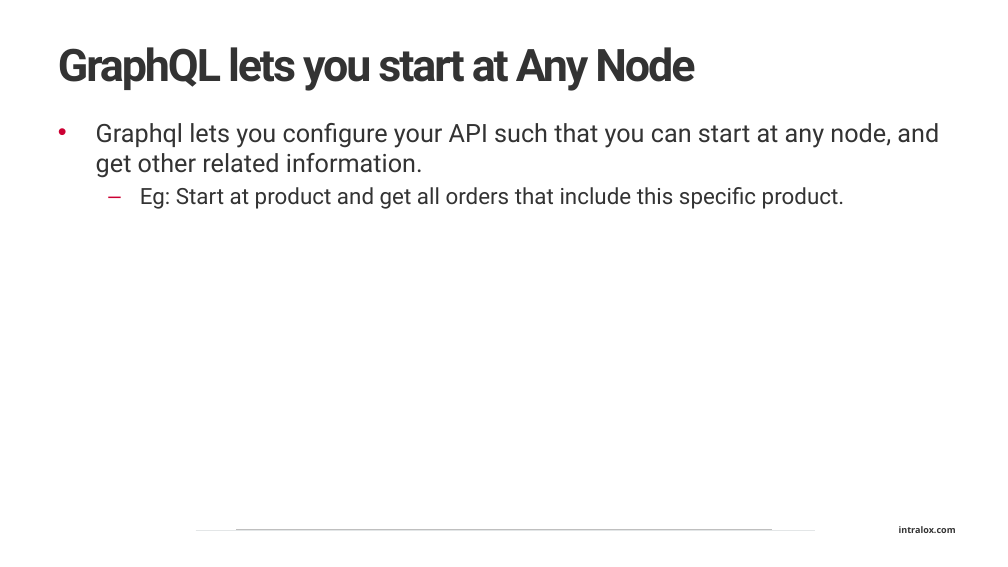
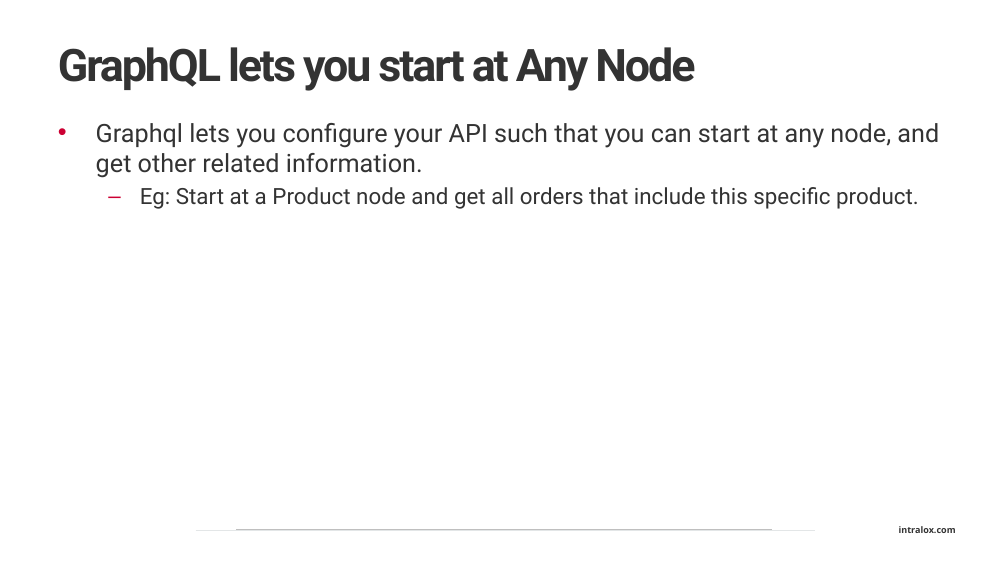
Before and after one commit to NPDSoftwareDev/graphql-presentation, a slide deck: slide 6 of graphql Introduction.pptx. Drawn at 1008x567 pixels with LibreOffice and Linux fonts; fonts in the diff are those of the drawing; background and template pictures are left out. Boxes give left, top, right and bottom in pixels: in the first picture for what was removed or moved away, otherwise in the second. Text is boxed around its words. In the diff, an @@ line names an element or a change of style, - is before the commit and + after.

```diff
--- a/graphql Introduction.pptx
+++ b/graphql Introduction.pptx
@@ text at (140,187,919,209): text changed @@
-  – Eg: Start at product and get all orders that include this specific product.
+  – Eg: Start at a Product node and get all orders that include this specific product.
```
Also in this commit, not shown: 10 other slides changed.
